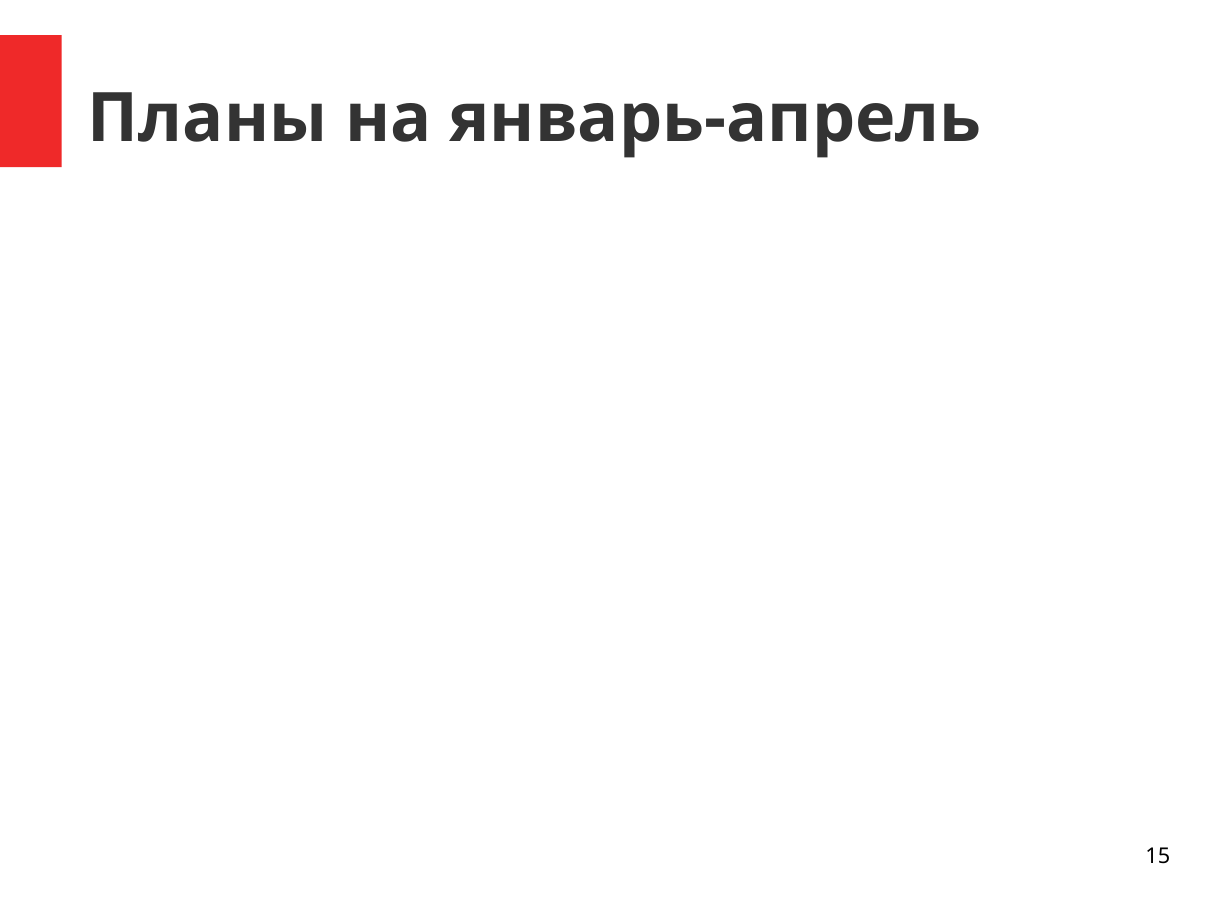
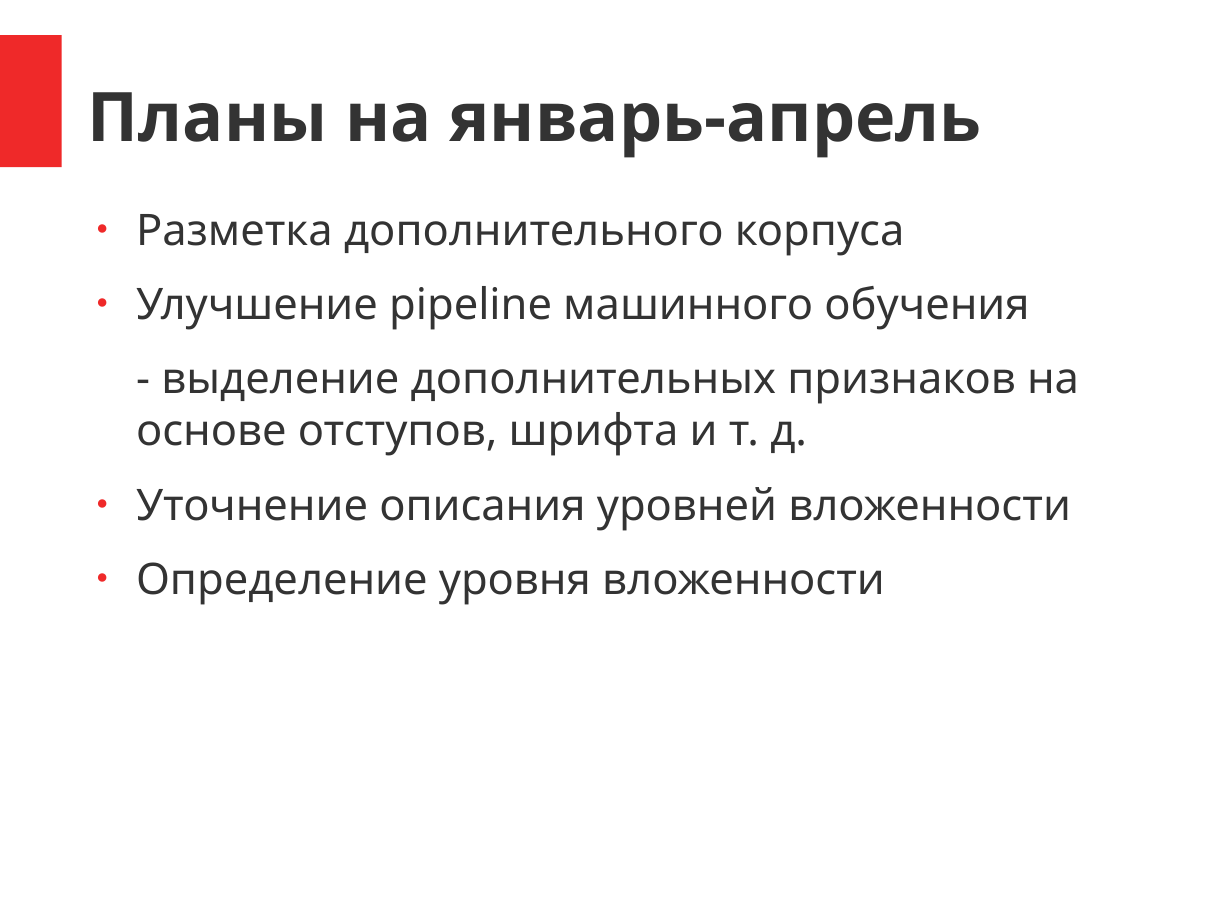
Before and after one commit to NastyBoget/document_structure_extraction, a slide deck: slide 8 of статьи/защита.odp (slide 15 before the commit). Drawn at 1232x924 pixels with LibreOffice and Linux fonts; fonts in the diff are those of the drawing. Boxes give left, top, right and bottom in pixels: in the first picture for what was removed or moved away, otherwise in the second. Text is boxed around its words. In the diff, an @@ line names an element or a change of style, - is before the commit and + after.

```diff
--- a/статьи/защита.odp
+++ b/статьи/защита.odp
@@ text added at (x1=136, y1=214, x2=1079, y2=605), 28 pt, text #333333 @@
+● Разметка дополнительного корпуса
+● Улучшение pipeline машинного обучения
+- выделение дополнительных признаков на основе отступов, шрифта и т. д.
+● Уточнение описания уровней вложенности
+● Определение уровня вложенности
@@ page number removed at (x1=1145, y1=847, x2=1170, y2=864) @@
-15
```
Also in this commit, not shown: 8 other slides changed, 2 slides added, 4 slides removed, 5 other files.
